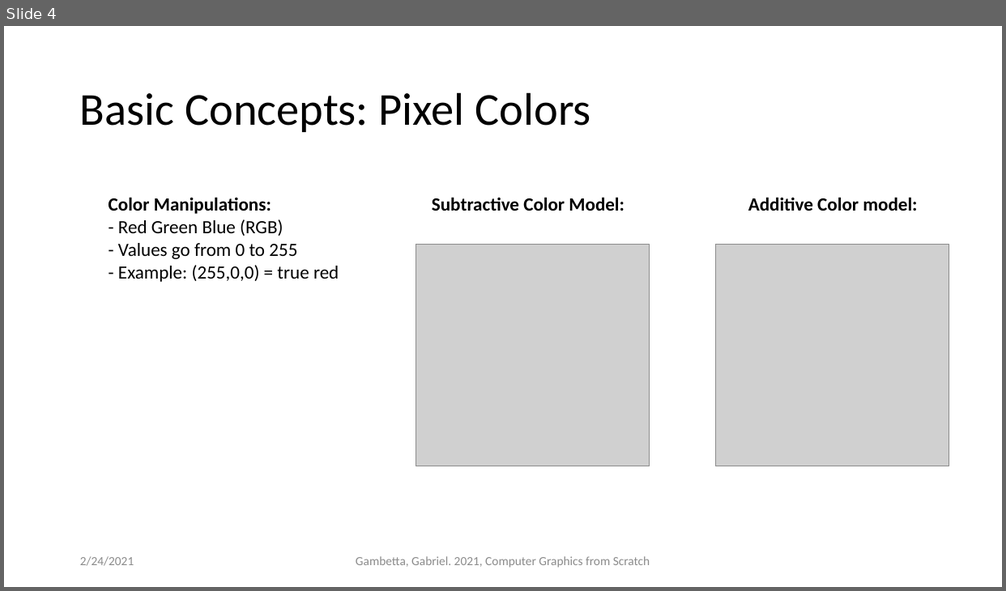
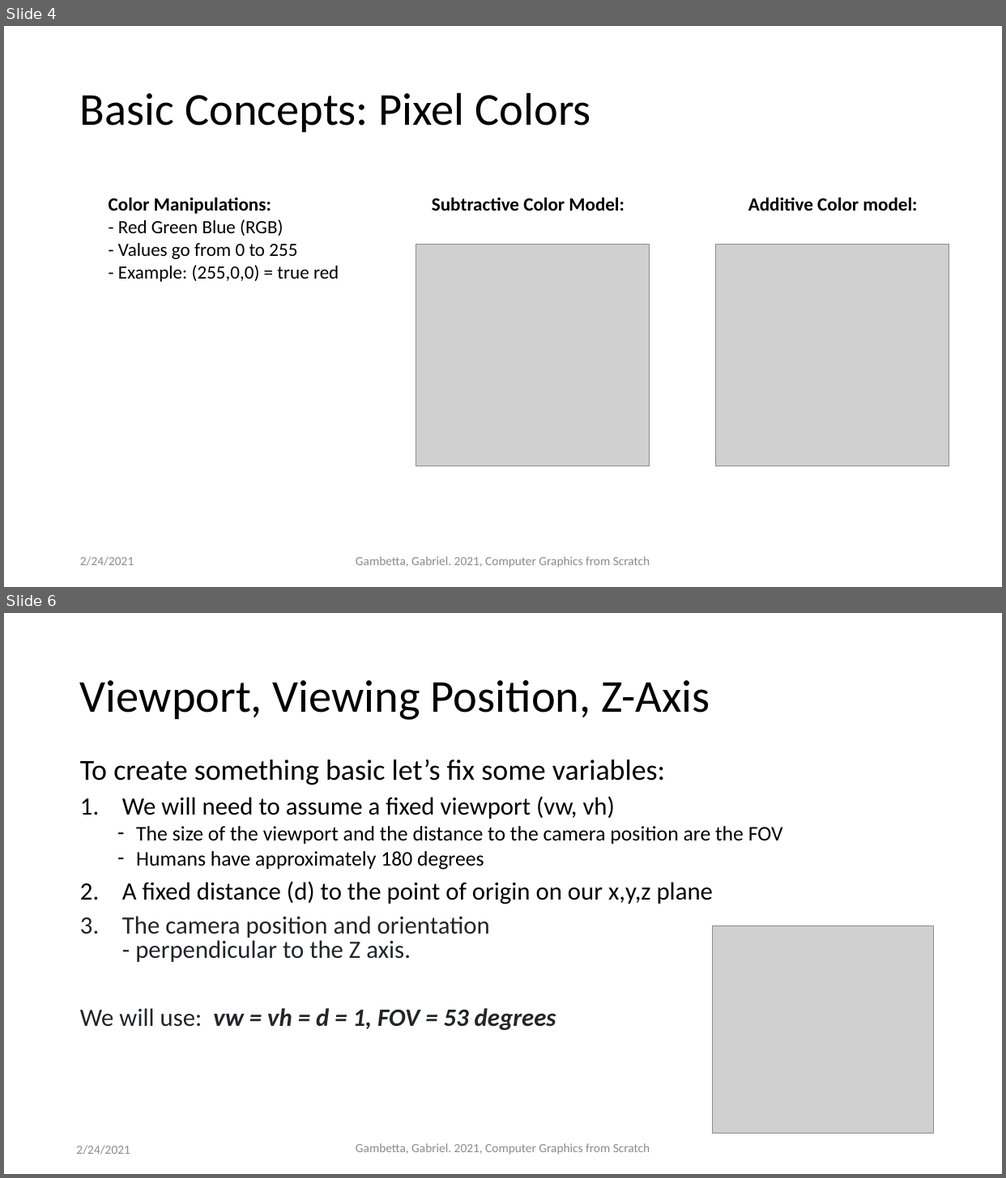
Before and after one commit to ctrachte/JS-Computer-Graphics-Demo, a slide deck: computer-graphics-js-1.pptx. Shown one above the other, each under a label of ours: slide 4 before the commit, slides 4 and 6 after it; the slides between them are not shown. The pictures are 1006x591 and 1006x1178 pixels, drawn with LibreOffice and Linux fonts; fonts in the diff are those of the drawing; grey boxes stand for pictures. Boxes give left, top, right and bottom in pixels: in the first picture for what was removed or moved away, otherwise in the second. Text is boxed around its words. In the diff, an @@ line names an element or a change of style, - is before the commit and + after.

```diff
--- a/computer-graphics-js-1.pptx
+++ b/computer-graphics-js-1.pptx
@@ slide 6 added at bbox=[4, 613, 1002, 1174], background #FFFFFF @@
@@ title added at bbox=[80, 680, 710, 720], 44 pt, text #000000 @@
+Viewport, Viewing Position, Z-Axis
@@ text added at bbox=[80, 760, 783, 1030], 24 pt, text #000000 @@
+To create something basic let’s fix some variables:
+1. We will need to assume a fixed viewport (vw, vh)
+  – The size of the viewport and the distance to the camera position are the FOV
+  – Humans have approximately 180 degrees
+2. A fixed distance (d) to the point of origin on our x,y,z plane
+3. The camera position and orientation
+   - perpendicular to the Z axis.
+We will use: vw = vh = d = 1, FOV = 53 degrees
@@ picture added at bbox=[712, 926, 933, 1133] @@
@@ text added at bbox=[76, 1145, 130, 1155], 12 pt, text #8C8C8C @@
+2/24/2021
@@ text added at bbox=[356, 1144, 650, 1155], 12 pt, text #8C8C8C @@
+Gambetta, Gabriel. 2021, Computer Graphics from Scratch
```
Also in this commit, not shown: 2 slides changed, 2 other files.
